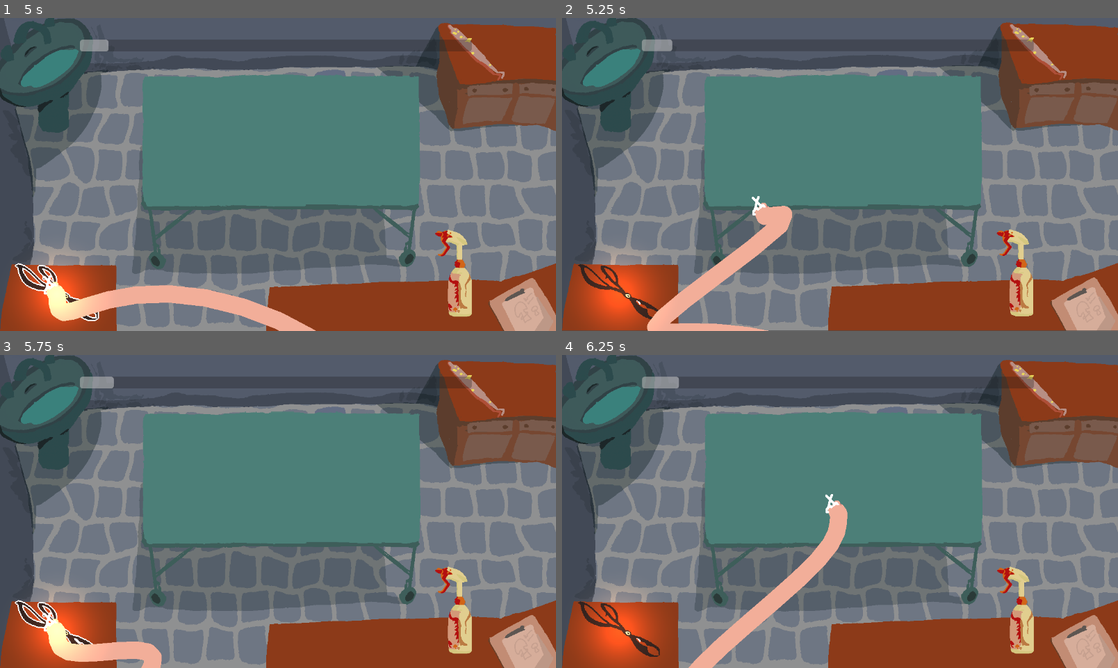
Above: before the commit, frames 1-4 (two rows, left to right).
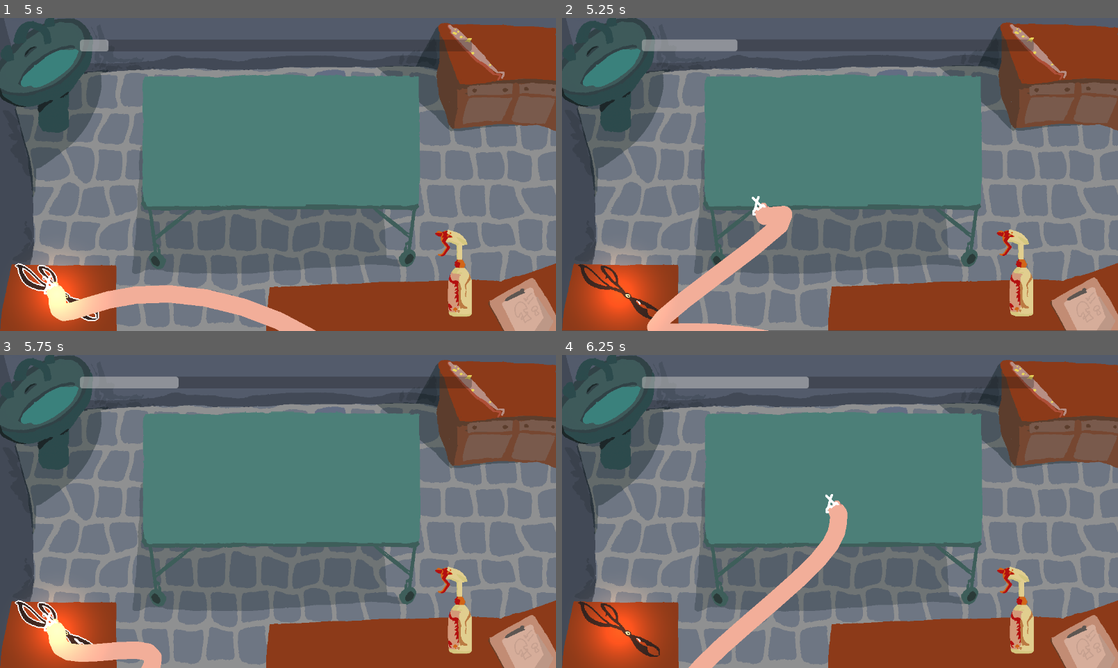
Above: after the commit, the same moments.

Repository: IsaacCerejo/wild-jam-87
Game: Godot game, scene res://scenes/game_controller/game_controller.tscn
The game is run twice, just before and just after one commit, with the same random seed, the same clock (stepped at 60 frames per second) and the same inputs. The engine's default icon, where the game draws it, is replaced by a stand-in: a white triangle on a blue panel in a dark square. Sound files missing from this copy of the repository are replaced by a short silence.
Inputs (mouse positions are in pixels of both pictures, inside the frame that each line leads up to):
- Up to frame 1 (5 s): click "START" at 0.5 s; drag from (478, 52) to (455, 274) at 1.27 s; drag from (455, 274) to (55, 293) at 2.02 s; click (55, 293) at 2.92 s; drag from (333, 305) to (455, 274) at 3.52 s; drag from (166, 127) to (55, 293) at 4.27 s
- Up to frame 2 (5.25 s): drag from (840, 174) to (617, 293) at 5.02 s
- Up to frame 3 (5.75 s): no input
- Up to frame 4 (6.25 s): move the mouse to (840, 511) at 5.77 s; click (840, 511) at 5.92 s

Frame 1 is identical in both runs. In frame 2, 0.4% of the frame differs, in the area x 19-32%, y 6-11%; in frame 3, 0.4%; in frame 4, 0.9%, in the area x 20-45%, y 6-11%.

Commit message:
feat: mushroom timer penalty

Diff:
--- a/scripts/main_game/mushroom.gd
+++ b/scripts/main_game/mushroom.gd
@@ -5,6 +5,7 @@
 signal picked(_mushroom: Mushroom)
 
 @export var allowed_tool_types: Array[Tool.ToolType] = []
+@export var time_penalty: float = 5.0
 
 @export_group("Correct Animation")
 @export var flash_intensity: float = 4.0
@@ -38,6 +39,8 @@
 				await _correct_animation()
 				queue_free()
 			else:
+				if Global.time_bar != null:
+					Global.time_bar.add_time(-time_penalty)
 				await _wrong_animation()
 
 func _correct_animation() -> void:
--- a/scripts/main_game/time_bar.gd
+++ b/scripts/main_game/time_bar.gd
@@ -49,6 +49,10 @@
 	_time_left = clamp(new_time_left, 0.0, time_limit)
 	value = time_limit - _time_left
 
+func add_time(amount: float) -> void:
+	_time_left = clamp(_time_left + amount, 0.0, time_limit)
+	value = time_limit - _time_left
+
 func set_time_limit(new_time_limit: float) -> void:
 	time_limit = new_time_limit
 	max_value = time_limit
